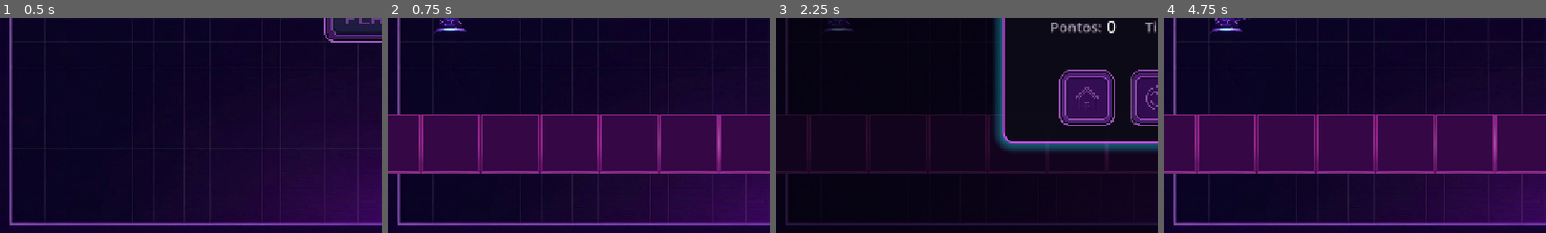
Above: before the commit, frames 1-4 (left to right).
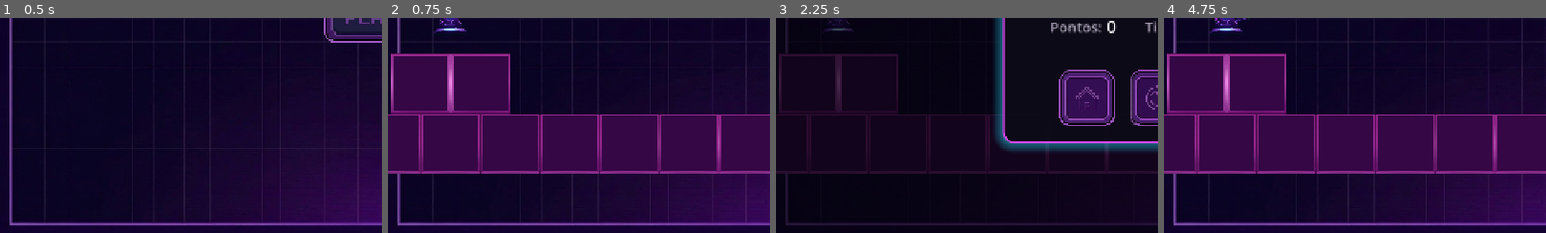
Above: after the commit, the same moments.

Repository: Zidan-09/Arc-Impact
Game: Godot game, scene res://screens/home.tscn
Same seed, same stepped clock (60 frames per second), same inputs: the game is played once before the commit and once after it.
Inputs (mouse positions are % of the whole screen's width and height, from its top left):
- Up to frame 1 (0.5 s): no input
- Up to frame 2 (0.75 s): click (50, 50) at 0.5 s
- Up to frame 3 (2.25 s): click (92, 85) at 1.25 s; click (97, 7) at 2 s
- Up to frame 4 (4.75 s): click (50, 69) at 2.75 s; tap Enter at 3.5 s; drag from (92, 58) to (64, 66) at 3.52 s; drag from (30, 55) to (64, 66) at 4.27 s
The pictures show only the part of the screen within x 0-50%, y 50-100%; the shares and areas given below are measured in that part.

Frame 1 is identical in both runs. In frame 2, 8.9% of the frame differs, in the area x 0-32%, y 16-45%; in frame 3, 1.4%; in frame 4, 8.9%.

Commit message:
feat(level): etapa 7 - LevelBuilder concretiza composicao (floors, structures, alvo rotacionado, pose do canhao)

Diff:
--- a/components/level/level_builder.gd
+++ b/components/level/level_builder.gd
@@ -1,13 +1,19 @@
 class_name LevelBuilder extends Node
-## Transforma LevelDefinition em Nodes jogáveis (Etapa 7, docs/plan.md §12).
-## Só instancia o que os dados mandam; não escolhe posições, não valida,
-## não resolve. Limpa o grupo "level_spawned" antes (queue_free + 1
-## physics_frame para tirar os corpos antigos do espaço físico).
+## Transforma LevelDefinition em Nodes jogáveis (docs/plan.md, Etapa 7).
+## Só CONCRETIZA a composição aprovada: instancia floors, structures,
+## obstáculos e alvo rotacionado exatamente como os dados mandam. Não
+## escolhe posições, não valida, não resolve. Limpa o grupo
+## "level_spawned" antes (queue_free + 1 physics_frame para tirar os
+## corpos antigos do espaço físico).
 ## Cenas dos obstáculos via MaterialRules.scene_for (fonte única com o
 ## SimulationWorld). Shards usam os fallbacks das cenas (padrão 5).
+## A pose do canhão volta no resultado ("cannon_position",
+## "cannon_scale") para `game.gd` aplicar — o canhão continua nó da
+## cena, só posicionado/escalado pela composição.
 
 const TARGET_SCENE := preload("res://components/target/target.tscn")
 const FLOOR_SCENE := preload("res://components/floor/floor.tscn")
+const STRUCTURE_SCENE := preload("res://components/structure/Structure.tscn")
 
 const GROUND_Y := 670.0
 const GROUND_FROM_X := 50.0
@@ -16,7 +22,8 @@
 
 
 ## Monta a fase em `world` (contêiner em (0,0): posição local == global).
-## Retorna {"target": Target ou null, "obstacles": Array[Node2D]}.
+## Retorna {"target", "obstacles": Array, "floors": Array,
+## "structures": Array, "cannon_position": Vector2, "cannon_scale": ...}.
 func build(world: Node2D, def: LevelDefinition) -> Dictionary:
 	clear(world)
 	await world.get_tree().physics_frame
@@ -32,14 +39,27 @@
 		node.add_to_group("level_spawned")
 		world.add_child(node)
 		obstacles.append(node)
+	var structures: Array = []
+	for structure in def.structures:
+		var beam := STRUCTURE_SCENE.instantiate() as Node2D
+		beam.position = structure.position
+		beam.rotation_degrees = structure.rotation_degrees
+		beam.scale = structure.scale
+		beam.add_to_group("level_spawned")
+		world.add_child(beam)
+		structures.append(beam)
 	var target: Target = null
 	if def.target != null:
 		target = TARGET_SCENE.instantiate() as Target
 		target.position = def.target.position
+		# Rotação funcional da composição (Etapa 7).
+		target.rotation_degrees = def.target.rotation_degrees
 		target.add_to_group("level_spawned")
 		world.add_child(target)
-	build_ground(world)
-	return {"target": target, "obstacles": obstacles}
+	var floors := build_floor(world, def)
+	return {"target": target, "obstacles": obstacles, "floors": floors,
+		"structures": structures, "cannon_position": def.cannon_position,
+		"cannon_scale": def.cannon_scale}
 
 
 func clear(world: Node2D) -> void:
@@ -49,7 +69,24 @@
 			child.queue_free()
 
 
-func build_ground(world: Node2D) -> void:
+## Piso da composição: cada FloorDefinition vira um tile. Sem floors na
+## def (fase legada v1 / fallback ultimate), mantém a faixa plana legada.
+func build_floor(world: Node2D, def: LevelDefinition) -> Array:
+	if def.floors.is_empty():
+		return build_ground(world)
+	var floors: Array = []
+	for floor in def.floors:
+		var tile := FLOOR_SCENE.instantiate() as Node2D
+		tile.position = floor.position
+		tile.scale = floor.scale
+		tile.add_to_group("level_spawned")
+		world.add_child(tile)
+		floors.append(tile)
+	return floors
+
+
+func build_ground(world: Node2D) -> Array:
+	var floors: Array = []
 	var x := GROUND_FROM_X
 	while x <= GROUND_TO_X:
 		var floor := FLOOR_SCENE.instantiate() as Node2D
@@ -57,4 +94,6 @@
 		floor.scale = GROUND_SCALE
 		floor.add_to_group("level_spawned")
 		world.add_child(floor)
+		floors.append(floor)
 		x += 100.0
+	return floors
--- a/components/level/tests/builder_test.gd
+++ b/components/level/tests/builder_test.gd
@@ -1,12 +1,10 @@
 extends SceneTree
-## Teste do LevelBuilder da Etapa 7 (DoD parcial: rebuild idêntico).
+## Teste do LevelBuilder (docs/plan.md, Etapa 7): concretiza a composição
+## aprovada sem decidir nada — floors, structures, obstáculos, alvo com
+## rotação e pose do canhão; rebuild idêntico; def legada sem floors usa
+## a faixa plana legada.
 ## Roda headless, sem framework e sem abrir cena:
 ##   godot --headless --path . -s res://components/level/tests/builder_test.gd
-## Monta a mesma definição 2x e compara layout/grupos; o restante do DoD
-## (solução manual vence, munição/derrota/vitória) é verificação humana
-## no editor com a cena CannonController.
-## Pré-requisito: abrir o projeto no editor ao menos uma vez para o
-## cache de global classes (class_name) estar atualizado.
 
 
 func _initialize() -> void:
@@ -16,7 +14,8 @@
 func _run_all() -> void:
 	await physics_frame
 	var failures: int = 0
-	failures += await _case_rebuild_identical()
+	failures += await _case_composition_build()
+	failures += await _case_legacy_ground()
 	if failures == 0:
 		print("BUILDER_TEST: PASS")
 	else:
@@ -24,7 +23,87 @@
 	quit(failures)
 
 
+## Def de composição: 2 floors + 1 viga + 2 obstáculos + alvo rotacionado.
 func _test_def() -> LevelDefinition:
+	var def := LevelDefinition.new()
+	def.seed = 5
+	def.ammo = 3
+	def.cannon_position = Vector2(200, 465)
+	def.cannon_scale = Vector2(0.2, 0.2)
+	def.target = TargetDefinition.new()
+	def.target.position = Vector2(1150, 580)
+	def.target.rotation_degrees = 90.0
+	for fx in [150.0, 250.0]:
+		var floor := FloorDefinition.new()
+		floor.position = Vector2(fx, 570)
+		def.floors.append(floor)
+	var glass := ObstacleDefinition.new()
+	glass.id = "obs_01"
+	glass.kind = ObstacleDefinition.KIND_GLASS
+	glass.position = Vector2(800, 573)
+	glass.scale = Vector2(0.1, 0.1)
+	def.obstacles.append(glass)
+	var stone := ObstacleDefinition.new()
+	stone.id = "obs_02"
+	stone.kind = ObstacleDefinition.KIND_STONE
+	stone.position = Vector2(930, 570)
+	def.obstacles.append(stone)
+	var beam := StructureDefinition.new()
+	beam.id = "struct_01"
+	beam.position = Vector2(865, 571)
+	beam.rotation_degrees = 90.0
+	beam.role = StructureDefinition.ROLE_BEAM
+	beam.link_a = "obs_01"
+	beam.link_b = "obs_02"
+	def.structures.append(beam)
+	return def
+
+
+func _case_composition_build() -> int:
+	var def := _test_def()
+	var builder := LevelBuilder.new()
+	root.add_child(builder)
+	var world_a := Node2D.new()
+	var world_b := Node2D.new()
+	root.add_child(world_a)
+	root.add_child(world_b)
+	var first := await builder.build(world_a, def)
+	var second := await builder.build(world_b, def)
+	# 2 obstáculos + 1 alvo + 2 floors + 1 viga = 6 filhos.
+	if world_a.get_child_count() != 6 or world_b.get_child_count() != 6:
+		return _fail("filhos: %d/%d (esperado 6/6)" % [world_a.get_child_count(), world_b.get_child_count()])
+	for i in 6:
+		var node_a := world_a.get_child(i) as Node2D
+		var node_b := world_b.get_child(i) as Node2D
+		if node_a.position != node_b.position or node_a.scale != node_b.scale:
+			return _fail("layouts divergem no filho %d" % i)
+		if not node_a.is_in_group("level_spawned"):
+			return _fail("filho %d fora do grupo level_spawned" % i)
+	var target_a: Target = first["target"]
+	if target_a == null or target_a.position != Vector2(1150, 580):
+		return _fail("alvo ausente ou fora de posição")
+	if target_a.rotation_degrees != 90.0:
+		return _fail("alvo sem a rotação da composição")
+	if (second["obstacles"] as Array).size() != 2:
+		return _fail("obstáculos: %d (esperado 2)" % (second["obstacles"] as Array).size())
+	if (first["floors"] as Array).size() != 2:
+		return _fail("floors: %d (esperado 2)" % (first["floors"] as Array).size())
+	if (first["structures"] as Array).size() != 1:
+		return _fail("structures: %d (esperado 1)" % (first["structures"] as Array).size())
+	if first["cannon_position"] != Vector2(200, 465):
+		return _fail("pose do canhão divergente")
+	if first["cannon_scale"] != Vector2(0.2, 0.2):
+		return _fail("escala do canhão divergente")
+	# Rebuild no mesmo mundo: limpa antes, contagem estável.
+	await builder.build(world_a, def)
+	if world_a.get_child_count() != 6:
+		return _fail("rebuild deixou %d filhos (esperado 6)" % world_a.get_child_count())
+	return 0
+
+
+## Def legada (v1: sem floors/structures, alvo neutro) usa a faixa plana
+## legada: 13 tiles + peças.
+func _case_legacy_ground() -> int:
 	var def := LevelDefinition.new()
 	def.seed = 5
 	def.ammo = 3
@@ -36,47 +115,19 @@
 	glass.position = Vector2(600, 400)
 	glass.scale = Vector2(0.1, 0.1)
 	def.obstacles.append(glass)
-	var stone := ObstacleDefinition.new()
-	stone.id = "obs_02"
-	stone.kind = ObstacleDefinition.KIND_STONE
-	stone.position = Vector2(800, 300)
-	def.obstacles.append(stone)
-	var metal := ObstacleDefinition.new()
-	metal.id = "obs_03"
-	metal.kind = ObstacleDefinition.KIND_METAL
-	metal.position = Vector2(400, 150)
-	def.obstacles.append(metal)
-	return def
-
-
-func _case_rebuild_identical() -> int:
-	var def := _test_def()
 	var builder := LevelBuilder.new()
 	root.add_child(builder)
-	var world_a := Node2D.new()
-	var world_b := Node2D.new()
-	root.add_child(world_a)
-	root.add_child(world_b)
-	var first := await builder.build(world_a, def)
-	var second := await builder.build(world_b, def)
-	if world_a.get_child_count() != 4 or world_b.get_child_count() != 4:
-		return _fail("filhos: %d/%d (esperado 4/4)" % [world_a.get_child_count(), world_b.get_child_count()])
-	for i in 4:
-		var node_a := world_a.get_child(i) as Node2D
-		var node_b := world_b.get_child(i) as Node2D
-		if node_a.position != node_b.position or node_a.scale != node_b.scale:
-			return _fail("layouts divergem no filho %d" % i)
-		if not node_a.is_in_group("level_spawned"):
-			return _fail("filho %d fora do grupo level_spawned" % i)
-	var target_a: Target = first["target"]
-	if target_a == null or target_a.position != Vector2(1000, 200):
-		return _fail("alvo ausente ou fora de posição")
-	if (second["obstacles"] as Array).size() != 3:
-		return _fail("obstáculos: %d (esperado 3)" % (second["obstacles"] as Array).size())
-	# Rebuild no mesmo mundo: limpa antes, contagem estável.
-	await builder.build(world_a, def)
-	if world_a.get_child_count() != 4:
-		return _fail("rebuild deixou %d filhos (esperado 4)" % world_a.get_child_count())
+	var world := Node2D.new()
+	root.add_child(world)
+	var built := await builder.build(world, def)
+	# 1 obstáculo + 1 alvo + 13 tiles legados = 15 filhos.
+	if world.get_child_count() != 15:
+		return _fail("legado: %d filhos (esperado 15)" % world.get_child_count())
+	if (built["floors"] as Array).size() != 13:
+		return _fail("legado: %d floors (esperado 13)" % (built["floors"] as Array).size())
+	var target: Target = built["target"]
+	if target == null or target.rotation_degrees != 0.0:
+		return _fail("legado: alvo ausente ou rotacionado")
 	return 0
 
 
--- a/screens/game.gd
+++ b/screens/game.gd
@@ -79,7 +79,10 @@
 		push_warning("Game: fallback usado (%s)." % str(result["log"]))
 	var built := await builder.build(level_node, def)
 	current_def = def
-	cannon.position = def.cannon_position
+	# Pose do canhão pela composição (Etapa 7): altura variável sobre o
+	# apoio do Floor; a bala reescala junto via apply_cannon_scale.
+	cannon.position = built["cannon_position"]
+	cannon.scale = built["cannon_scale"]
 	ammo_total = def.ammo
 	ammo_left = def.ammo
 	current_target = built["target"] as Target
